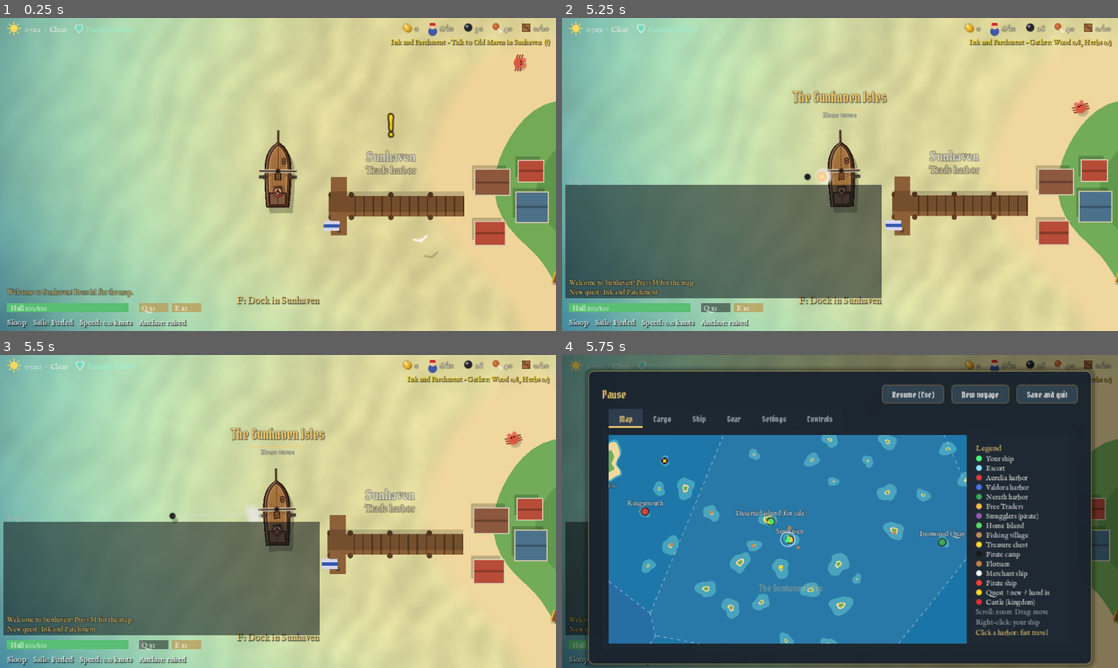
Above: before the commit, frames 1-4 (two rows, left to right).
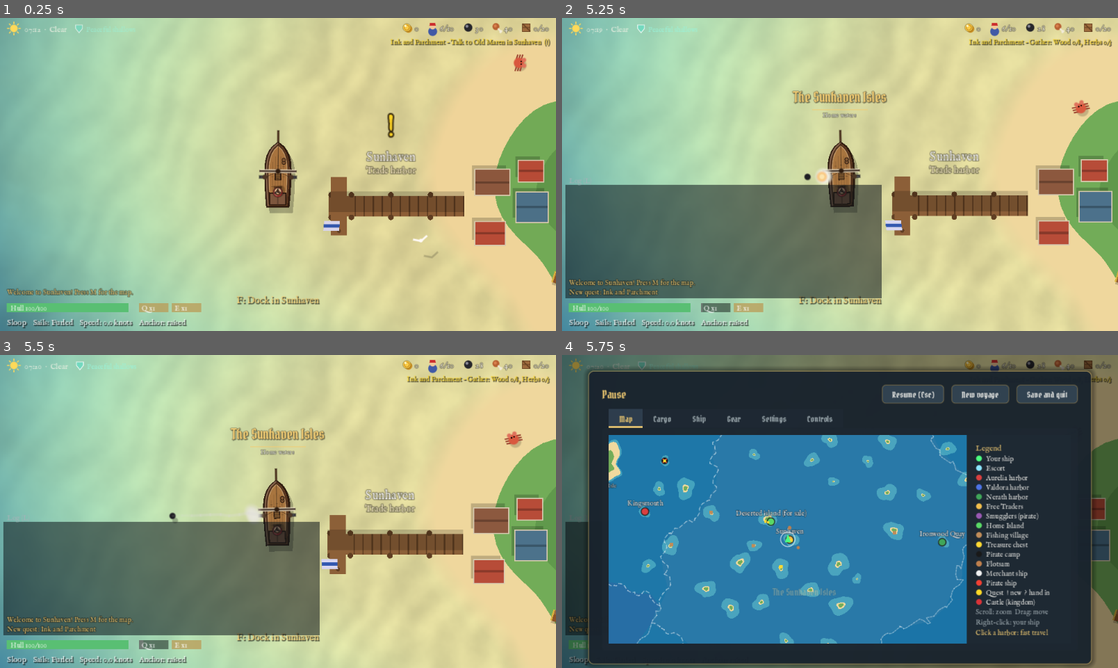
Above: after the commit, the same moments.

Repository: Marc-Wilms-Nielsen/pirate-game
Game: Godot game, scene res://scenes/main/main.tscn
Two runs of this game, one before a commit and one after it. Both use one fixed random seed, a clock stepped at 60 frames per second and the inputs below.
Inputs (mouse positions are in pixels of both pictures, inside the frame that each line leads up to):
- Up to frame 1 (0.25 s): no input
- Up to frame 2 (5.25 s): move the mouse to (962, 158) at 0.52 s; hold E (fire_right) 0.53-1.25 s; tap Space (anchor) at 0.6 s; click (962, 158) at 0.67 s; drag from (728, 190) to (867, 208) at 1.27 s; move the mouse to (895, 105) at 2.02 s; hold E (fire_right) 2.03-2.75 s; tap F (interact) at 2.1 s; click "Accept" at 2.75 s; click "Set sail (Esc)" at 3.5 s; drag from (812, 237) to (673, 127) at 4.27 s; move the mouse to (1006, 221) at 5.02 s; hold Q (fire_left) from 5.03 s (still down); hold L (toggle_log) from 5.03 s (still down)
- Up to frame 3 (5.5 s): keep holding Q (fire_left); keep holding L (toggle_log)
- Up to frame 4 (5.75 s): keep holding Q (fire_left); keep holding L (toggle_log); tap M (map) at 5.65 s

Frames 1-3 are identical in both runs. In frame 4, 0.8% of the frame differs, in the area x 8-73%, y 25-93%.

Commit message:
Area borders wander like real borders
- WorldZones.warp(): every spot is judged slightly to one side by two layers
  of gentle waves (900 px long bends every ~9000 px, 260 px wiggles every
  ~1900 px), so the borders bend and wind instead of running straight.
  zone_at() uses it, so the game and the map agree.
- unwarp() turns the straight cells back into the uneven borders: "edges"
  (dashed lines, without the world's outer frame), "outline" and a coarser
  "tint" the map fills
- Map: dashes run continuously along the winding borders; quieter when
  zoomed far out
- tests/zone_check.tscn: the uneven borders match the game (498/500 spots),
  the borders actually bend, and every area's tint can be filled

Co-Authored-By: Claude Opus 5.5 <noreply@anthropic.com>

Diff:
--- a/scenes/ui/map_view.gd
+++ b/scenes/ui/map_view.gd
@@ -223,8 +223,10 @@
 	var zones := get_tree().get_first_node_in_group("world_zones") as WorldZones
 	if zones: # a faint tint per named area, under the islands
 		for z in zones.zones:
-			if (z["polygon"] as PackedVector2Array).size() >= 3:
-				draw_colored_polygon(z["polygon"], Color(z["color"], 0.07))
+			var outline: PackedVector2Array = z.get("tint", z["polygon"]) # the uneven border (if it can be filled)
+			if outline.size() >= 3:
+				draw_colored_polygon(outline, Color(z["color"], 0.07))
+
 	for island in islands: # laguner først, så øerne tegnes ovenpå
 		draw_colored_polygon(_shape(island, 2), Color(0.45, 0.85, 0.85, 0.45))
 	for island in islands:
@@ -355,21 +357,15 @@
 ## The named areas: dashed borders and big, faint names that fade as you zoom in (so they
 ## don't cover harbors and islands up close).
 func _draw_zones(zones: WorldZones) -> void:
-	var view := _map_rect()
-	var border := Color(1, 1, 1, 0.22)
-	var edge: float = zones.bounds
+	var view := _map_rect().grow(4.0)
+	var border := Color(1, 1, 1, 0.16 if _zoom < 1.5 else 0.24) # quieter when zoomed far out
 	for z in zones.zones:
-		var poly: PackedVector2Array = z["polygon"]
-		for k in poly.size():
-			var wa := poly[k]
-			var wb := poly[(k + 1) % poly.size()]
-			# The outer edge of the world's frame is not a border between two areas
-			if (absf(wa.x) > edge * 0.999 and absf(wb.x) > edge * 0.999) or (absf(wa.y) > edge * 0.999 and absf(wb.y) > edge * 0.999):
-				continue
-			var a := _to_map(wa)
-			var b := _to_map(wb)
-			if view.intersects(Rect2(a, Vector2.ZERO).expand(b)):
-				draw_dashed_line(a, b, border, 1.0, 4.0)
+		# The uneven borders (the world's outer frame is already left out of "edges")
+		for edge in z.get("edges", []):
+			var pts := PackedVector2Array()
+			for p in edge:
+				pts.append(_to_map(p))
+			_dashed_path(pts, border, view)
 	var alpha := clampf(0.7 - (_zoom - 1.0) * 0.09, 0.1, 0.7)
 	var font := UiTheme.title_font()
 	var font_size := 8 if _zoom < 1.8 else (9 if _zoom < 3.5 else 11)
@@ -387,6 +383,33 @@
 		placed.append(box)
 		draw_string_outline(font, at, text, HORIZONTAL_ALIGNMENT_LEFT, -1, font_size, 1, Color(0.05, 0.1, 0.15, alpha * 0.5))
 		draw_string(font, at, text, HORIZONTAL_ALIGNMENT_LEFT, -1, font_size, Color(Color(z["color"]).lightened(0.45), alpha))
+
+
+## A dashed line along a winding path: the dashes carry on across the small bends, so it looks
+## like one drawn border rather than many short straight pieces.
+func _dashed_path(pts: PackedVector2Array, col: Color, view: Rect2, dash := 4.0, gap := 3.0) -> void:
+	var on := true
+	var left := dash
+	for k in pts.size() - 1:
+		var a := pts[k]
+		var b := pts[k + 1]
+		var seg := a.distance_to(b)
+		if seg < 0.01:
+			continue
+		if not view.intersects(Rect2(a, Vector2.ZERO).expand(b)):
+			on = true
+			left = dash
+			continue
+		var t := 0.0
+		while t < seg:
+			var step := minf(left, seg - t)
+			if on:
+				draw_line(a.lerp(b, t / seg), a.lerp(b, (t + step) / seg), col, 1.0, true)
+			t += step
+			left -= step
+			if left <= 0.0:
+				on = not on
+				left = dash if on else gap
 
 
 ## Main quest: yellow "!" where a quest waits, "?" where one can be handed in, and a pulsing
--- a/scenes/world/world_zones.gd
+++ b/scenes/world/world_zones.gd
@@ -17,6 +17,12 @@
 const HOME_WEIGHT := 3500.0 ## px: how far the home waters reach out round Sunhaven
 const MAINLAND_WEIGHT := 1.8 ## x a mainland's radius
 const SETTLE_TIME := 1.0 ## seconds inside a new area before its name is shown (no flicker at borders)
+const WARP_BIG := 900.0 ## px: the long, gentle bends of a border
+const WARP_SMALL := 260.0 ## px: the finer unevenness on top
+const WARP_LONG := 9000.0 ## px between the long bends
+const WARP_SHORT := 1900.0 ## px between the small wiggles
+const OUTLINE_STEP := 250.0 ## px: how finely the uneven borders are drawn
+const TINT_STEP := 1500.0 ## px: the coarser outline the tint on the map is filled with
 
 var zones: Array[Dictionary] = [] ## {name, subtitle, kind, center, weight, color, polygon, label_at}
 var current := -1 ## the area the player is in (after settling)
@@ -86,13 +92,48 @@
 			if i != j:
 				poly = _clip(poly, i, j)
 		zones[i]["polygon"] = poly
-		zones[i]["label_at"] = _label_spot(i, poly)
+		zones[i]["label_at"] = unwarp(_label_spot(i, poly))
+		# The uneven border as it lies in the world (see warp): each straight edge in many
+		# small steps, moved back by the warp. "edges" leaves out the world's outer frame.
+		var outline := PackedVector2Array()
+		var edges: Array[PackedVector2Array] = []
+		for k in poly.size():
+			var a := poly[k]
+			var bb := poly[(k + 1) % poly.size()]
+			var frame := (absf(a.x) > b * 0.999 and absf(bb.x) > b * 0.999) or (absf(a.y) > b * 0.999 and absf(bb.y) > b * 0.999)
+			var steps := maxi(1, ceili(a.distance_to(bb) / OUTLINE_STEP))
+			var edge := PackedVector2Array()
+			for s in steps + 1:
+				var p := unwarp(a.lerp(bb, float(s) / steps))
+				edge.append(p)
+				if s < steps:
+					outline.append(p)
+			if not frame:
+				edges.append(edge)
+		zones[i]["outline"] = outline
+		zones[i]["edges"] = edges
+		# The tint needs a shape Godot can fill; where a bend makes the outline cross itself
+		# (near a sharp corner), the tint uses the straight shape and only the line is uneven
+		var coarse := _outline(poly, TINT_STEP) # fewer points: the fine outline has too many nearly straight ones to fill
+		zones[i]["tint"] = coarse if not Geometry2D.triangulate_polygon(coarse).is_empty() else poly
 	# Open sea is named after who trades there
 	for z in zones:
 		if z["kind"] == "sea":
 			z["subtitle"] = _sea_subtitle(zones.find(z))
 	# Names that promise something should keep it: Smuggler's Run goes to pirate waters
 	_match_name("Smuggler's Run", "Pirate waters")
+
+
+## The uneven outline of a straight-edged area, in steps of about `step` px.
+func _outline(poly: PackedVector2Array, step: float) -> PackedVector2Array:
+	var out := PackedVector2Array()
+	for k in poly.size():
+		var a := poly[k]
+		var bb := poly[(k + 1) % poly.size()]
+		var steps := maxi(1, ceili(a.distance_to(bb) / step))
+		for s in steps:
+			out.append(unwarp(a.lerp(bb, float(s) / steps)))
+	return out
 
 
 ## Swaps names so that `zone_name` ends up on an area with this subtitle (if there is one).
@@ -114,10 +155,11 @@
 
 ## The area at a world position (same rule as the borders on the map).
 func zone_at(pos: Vector2) -> int:
+	var q := pos + warp(pos) # the borders wander a little, like real ones
 	var best := -1
 	var best_d := INF
 	for i in zones.size():
-		var d := _power(pos, i)
+		var d := _power(q, i)
 		if d < best_d:
 			best_d = d
 			best = i
@@ -127,6 +169,26 @@
 func zone_name_at(pos: Vector2) -> String:
 	var i := zone_at(pos)
 	return "" if i < 0 else String(zones[i]["name"])
+
+
+## Makes the borders uneven, like real ones: a spot is judged a little to one side of where it
+## is, by two layers of gentle waves (one long and slow, one shorter and finer). Smooth and the
+## same every time, so a border always runs the same way.
+static func warp(p: Vector2) -> Vector2:
+	var k1 := TAU / WARP_LONG
+	var k2 := TAU / WARP_SHORT
+	return Vector2(
+		WARP_BIG * sin(p.y * k1 + 1.3) + WARP_SMALL * sin(p.y * k2 * 1.1 + p.x * k2 * 0.4 + 4.1),
+		WARP_BIG * sin(p.x * k1 * 0.9 + 2.7) + WARP_SMALL * sin(p.x * k2 * 1.05 - p.y * k2 * 0.3 + 0.6))
+
+
+## The world spot p whose warped position is q (so a straight border line, unwarped, gives the
+## uneven border as it really lies). A few rounds of p = q - warp(p) settle on it.
+static func unwarp(q: Vector2) -> Vector2:
+	var p := q - warp(q)
+	for i in 4:
+		p = q - warp(p)
+	return p
 
 
 func _power(p: Vector2, i: int) -> float:
--- a/tests/zone_check.gd
+++ b/tests/zone_check.gd
@@ -48,10 +48,21 @@
 	for k in 500:
 		var p := Vector2.from_angle(rng.randf() * TAU) * sqrt(rng.randf()) * 44000.0
 		var i := zones.zone_at(p)
-		if Geometry2D.is_point_in_polygon(p, zones.zones[i]["polygon"]):
+		if Geometry2D.is_point_in_polygon(p, zones.zones[i]["outline"]):
 			matches += 1
-	_check(matches >= 498, "the borders on the map match the game (%d/500 spots)" % matches)
+	_check(matches >= 495, "the uneven borders on the map match the game (%d/500 spots)" % matches)
 	_check(zones.zone_name_at(Vector2.ZERO) == "The Sunhaven Isles", "Sunhaven lies in The Sunhaven Isles")
+	# The borders are uneven: a straight border line would put these two spots in the same area
+	var wavy := 0
+	for z in zones.zones:
+		for e in z["edges"]:
+			var edge: PackedVector2Array = e
+			var mid_bend := edge[edge.size() / 2].distance_to(edge[0].lerp(edge[edge.size() - 1], 0.5))
+			if mid_bend > 100.0:
+				wavy += 1
+	_check(wavy > 10, "the borders wander instead of running straight (%d bent edges)" % wavy)
+	var filled := zones.zones.filter(func(z: Dictionary) -> bool: return z["tint"] != z["polygon"]).size()
+	print("     %d of %d areas are tinted with their uneven outline" % [filled, zones.zones.size()])
 
 	# The name shows at the start
 	await _frames(90)
